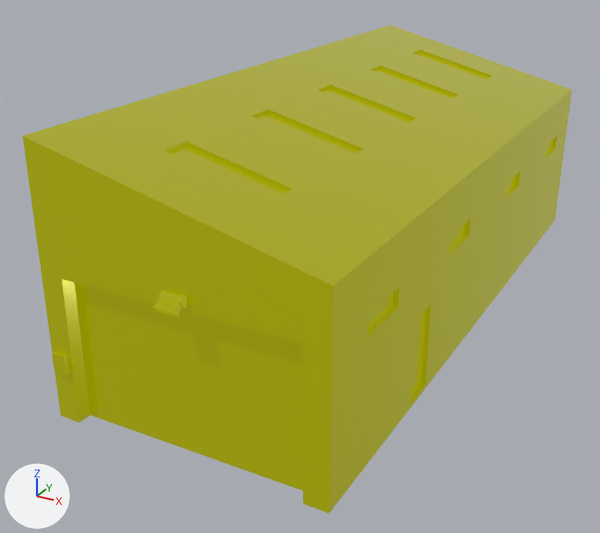
One commit to the glTF model public/models/industry-storage.glb: the scene before it, then after it.
One viewpoint serves both versions: a 50 mm camera at (7.93, -17.98, 9.39) aimed at (-1.08, -1.6, 1.19). Lighting does not change. The marker at lower left points along +X, +Y and +Z. Where no turn or scale is listed for an object, it has been applied to the vertices.

Names of what the first picture shows: 'industry-storage'.
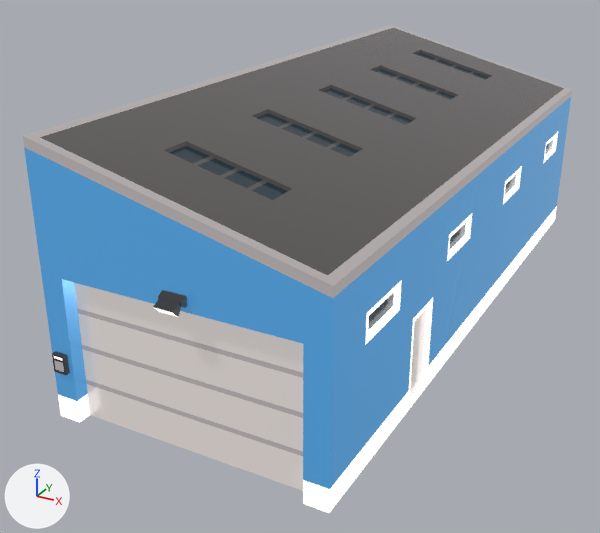
The change, as JSON lines over the scene's bpy script:
```json
{"op": "add", "block": "img_base", "code": ["img_base = load_image('base', '_unpacked/base', 1024, 1024, 'sRGB')"]}
{"op": "add", "block": "mat_lowpoly_colors_001", "code": ["mat_lowpoly_colors_001 = bpy.data.materials.new('LOWPOLY-COLORS.001')", "# uses the picture img_base"]}
{"block": "me_industry_storage", "where": "me_industry_storage.from_pydata(...)  # 312 vertices, 575 faces; spans x -3.0..3.0, y -8.3..8.0, z 0.0..5.7"}
{"op": "remove", "block": "me_industry_storage", "code": "me_industry_storage.materials.append(mat_lowpoly_colors)"}
{"op": "add", "block": "me_industry_storage", "code": "me_industry_storage.materials.append(mat_lowpoly_colors_001)"}
```

Where the change shows, as pixel boxes (x1, y1, x2, y2) in the pictures (600 x 533 px):
```json
{"object": "industry-storage", "change": "recoloured", "before": [23, 25, 572, 513], "after": [23, 25, 572, 513]}
```
